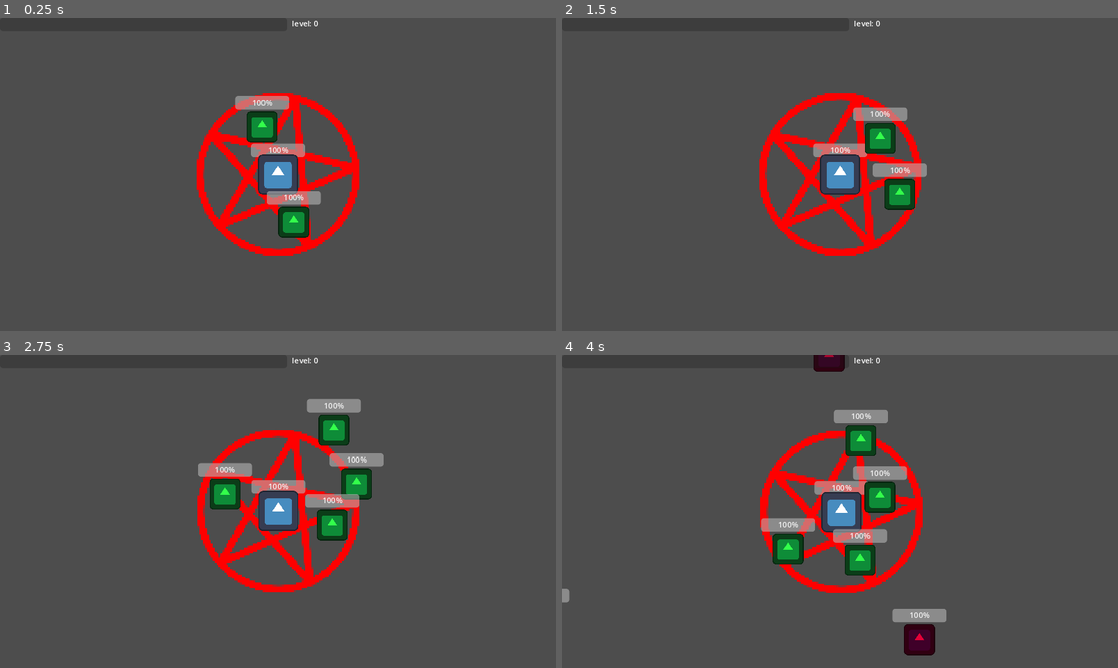
Above: before the commit, frames 1-4 (two rows, left to right).
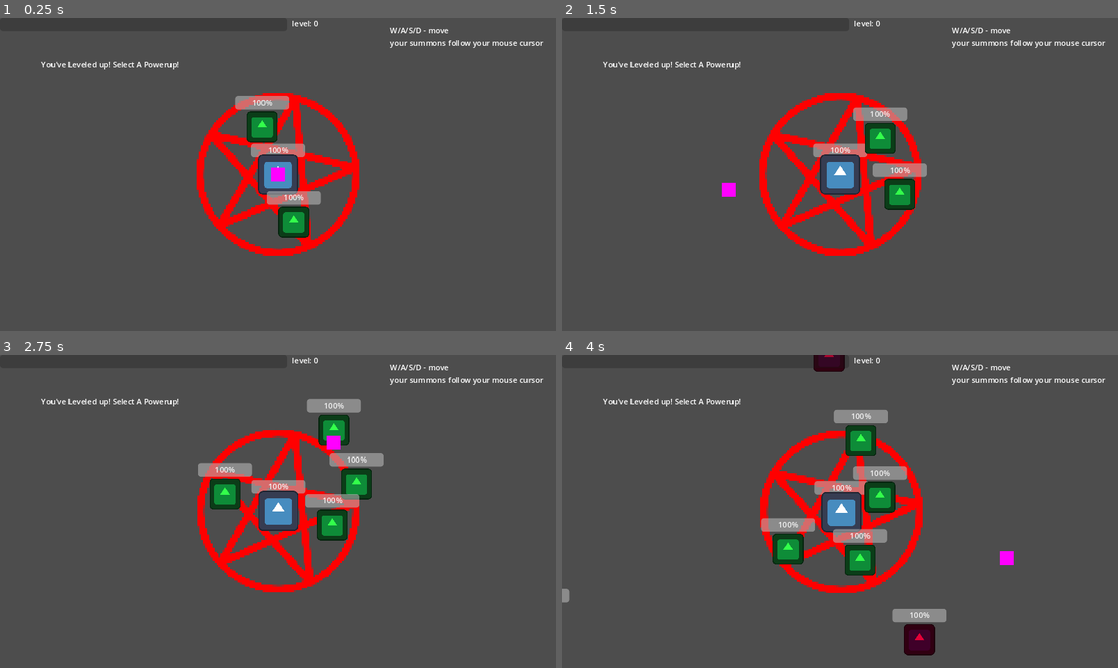
Above: after the commit, the same moments.

Repository: geekazodium/project-skeleton
Game: Godot game, scene res://scenes/game_scene.tscn
The game is run twice, just before and just after one commit, with the same random seed, the same clock (stepped at 60 frames per second) and the same inputs. The engine's default icon, where the game draws it, is replaced by a stand-in: a white triangle on a blue panel in a dark square.
Inputs (mouse positions are in pixels of both pictures, inside the frame that each line leads up to):
- Up to frame 1 (0.25 s): no input
- Up to frame 2 (1.5 s): move the mouse to (962, 158) at 0.52 s; tap F at 0.6 s; click (962, 158) at 0.67 s; move the mouse to (728, 190) at 1.27 s; tap M at 1.35 s; click (728, 190) at 1.42 s
- Up to frame 3 (2.75 s): move the mouse to (333, 442) at 2.02 s; tap F at 2.1 s; click (333, 442) at 2.17 s
- Up to frame 4 (4 s): move the mouse to (812, 574) at 2.77 s; tap M at 2.85 s; click (812, 574) at 2.92 s; move the mouse to (1006, 558) at 3.52 s; tap F at 3.6 s; click (1006, 558) at 3.67 s

The runs differ from the first frame. In frame 1, 0.6% of the frame differs, in the area x 7-98%, y 3-53%; in frame 2, 0.6%; in frame 3, 0.6%; in frame 4, 0.6%.

Commit message:
feature: basic hint UI

Diff:
--- a/scenes/game_scene.tscn
+++ b/scenes/game_scene.tscn
@@ -18,6 +18,7 @@
 [ext_resource type="Resource" uid="uid://da8kllt0ep1bq" path="res://assets/upgrades/minion_attack_speed.tres" id="16_vajcb"]
 [ext_resource type="Resource" uid="uid://dr4nknxp07mml" path="res://assets/upgrades/thousand_cuts.tres" id="17_1eue0"]
 [ext_resource type="Resource" uid="uid://cgs6m8j6yac22" path="res://assets/upgrades/evasive_speed.tres" id="18_xlekw"]
+[ext_resource type="Script" path="res://scripts/ui/aim_cursor.gd" id="19_4atye"]
 
 [sub_resource type="CanvasItemMaterial" id="CanvasItemMaterial_k0imj"]
 blend_mode = 4
@@ -30,6 +31,8 @@
 polygons = Array[PackedInt32Array]([PackedInt32Array(0, 1, 2, 3)])
 outlines = Array[PackedVector2Array]([PackedVector2Array(-61160, 46038, 83035, 46632, 81000, -28730, -62347, -28306)])
 parsed_geometry_type = 1
+
+[sub_resource type="PlaceholderTexture2D" id="PlaceholderTexture2D_2gxtp"]
 
 [node name="GameScene" type="Node2D"]
 
@@ -131,3 +134,9 @@
 "Thousand Cuts": ExtResource("17_1eue0")
 }
 minions = NodePath("../Minions")
+
+[node name="AimCursor" type="Sprite2D" parent="."]
+position = Vector2(14.25, 14.25)
+scale = Vector2(29.5, 29.5)
+texture = SubResource("PlaceholderTexture2D_2gxtp")
+script = ExtResource("19_4atye")
--- a/scenes/ui/ui_layer.tscn
+++ b/scenes/ui/ui_layer.tscn
@@ -21,7 +21,6 @@
 script = ExtResource("2_yof05")
 
 [node name="ShopMenuContainer" type="VBoxContainer" parent="." node_paths=PackedStringArray("options_container")]
-visible = false
 anchors_preset = 8
 anchor_left = 0.5
 anchor_top = 0.5
@@ -40,10 +39,18 @@
 
 [node name="Label" type="Label" parent="ShopMenuContainer"]
 layout_mode = 2
-text = "Welcome To Shop!"
+text = "You've Leveled up! Select A Powerup!"
 
 [node name="UpgradeOptions" type="HBoxContainer" parent="ShopMenuContainer"]
 custom_minimum_size = Vector2(0, 300)
 layout_mode = 2
 size_flags_horizontal = 4
 size_flags_vertical = 3
+
+[node name="Label" type="Label" parent="."]
+offset_left = 808.0
+offset_top = 14.0
+offset_right = 1126.0
+offset_bottom = 93.0
+text = "W/A/S/D - move
+your summons follow your mouse cursor"
--- /dev/null
+++ b/scripts/ui/aim_cursor.gd
@@ -0,0 +1,6 @@
+extends Sprite2D
+
+
+# Called every frame. 'delta' is the elapsed time since the previous frame.
+func _process(delta: float) -> void:
+	self.global_position = self.get_global_mouse_position();
Not shown: 1 places in scenes/game_scene.tscn that only renumber resources
